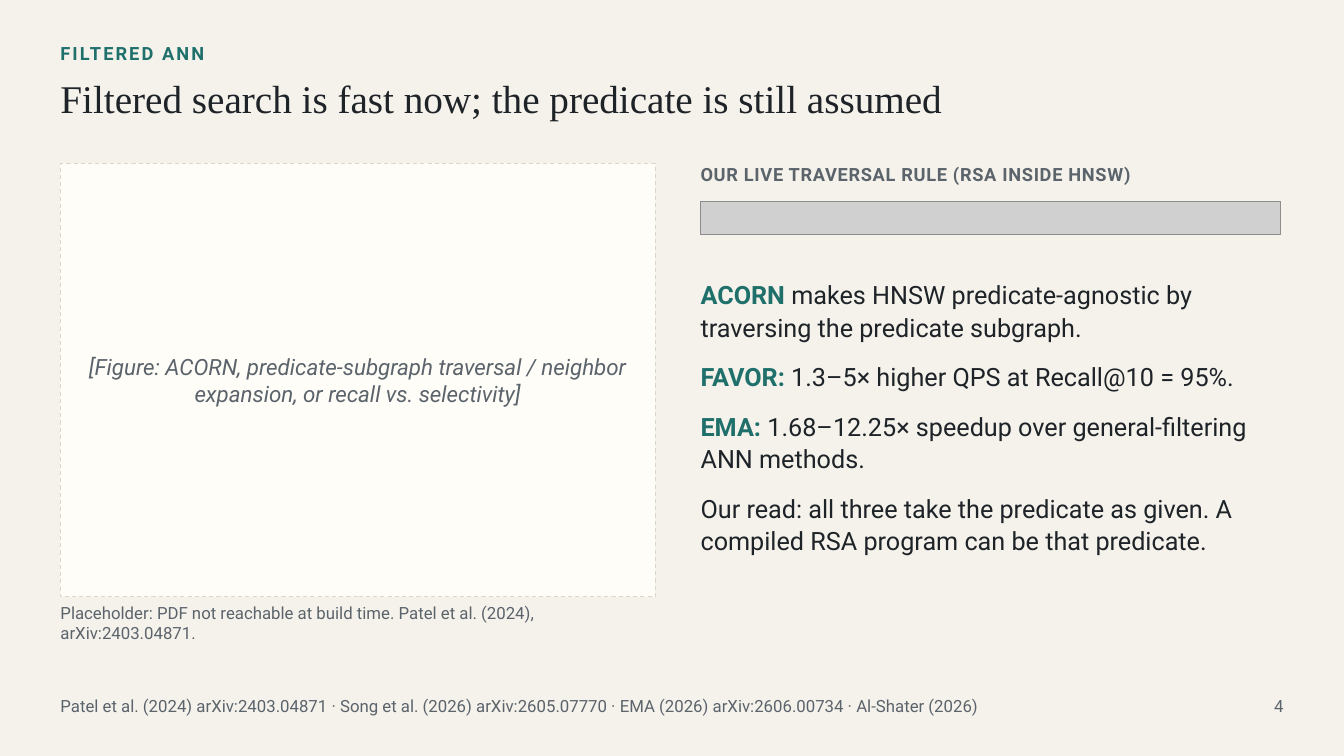
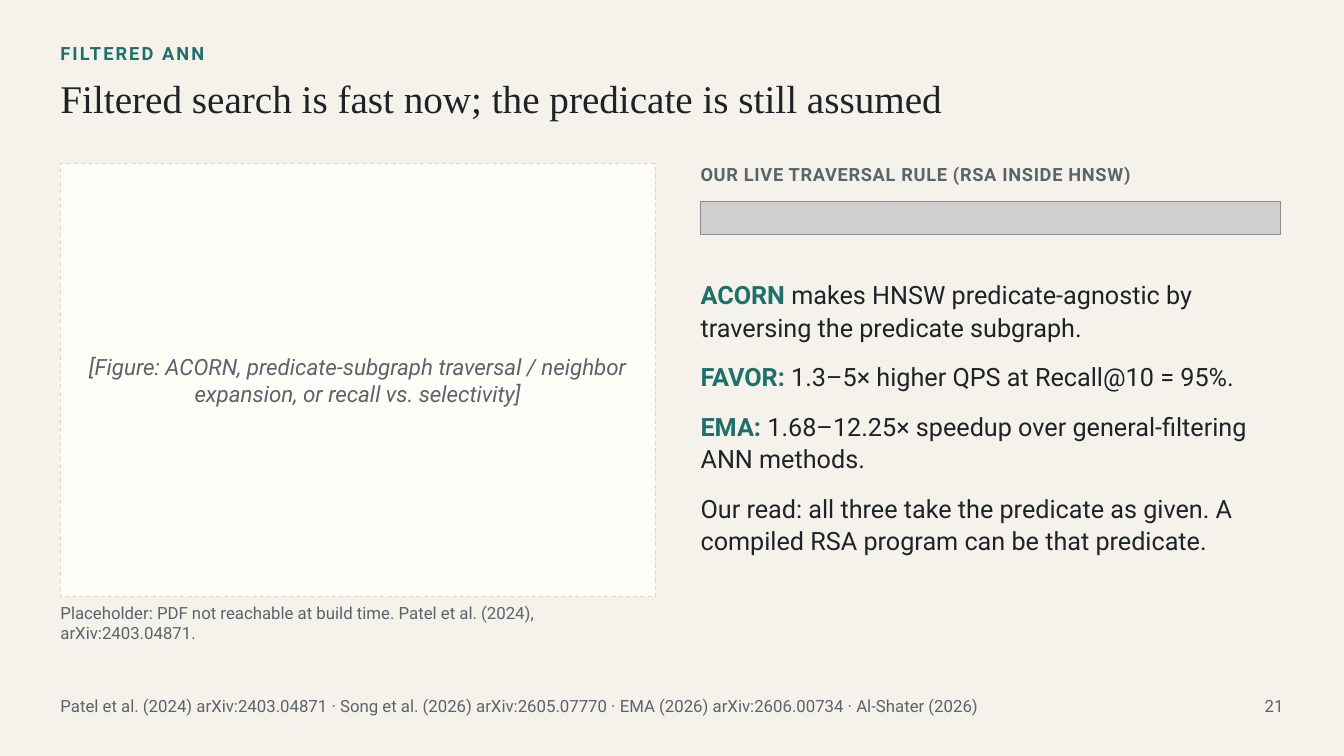
Before and after one commit to hanialshater/ras, a slide deck: slide 21 of deck/fashion_search_landscape.pptx (slide 4 before the commit). Drawn at 1344x756 pixels with LibreOffice and Linux fonts; fonts in the diff are those of the drawing; grey boxes stand for pictures. Boxes give left, top, right and bottom in pixels: in the first picture for what was removed or moved away, otherwise in the second. Text is boxed around its words. In the diff, an @@ line names an element or a change of style, - is before the commit and + after.

```diff
--- a/deck/fashion_search_landscape.pptx
+++ b/deck/fashion_search_landscape.pptx
@@ text at [1265, 700, 1284, 712]: text changed @@
-4
+21
```
Also in this commit, not shown: 5 other slides changed, 81 slides added, 7 slides removed, 26 other files.
